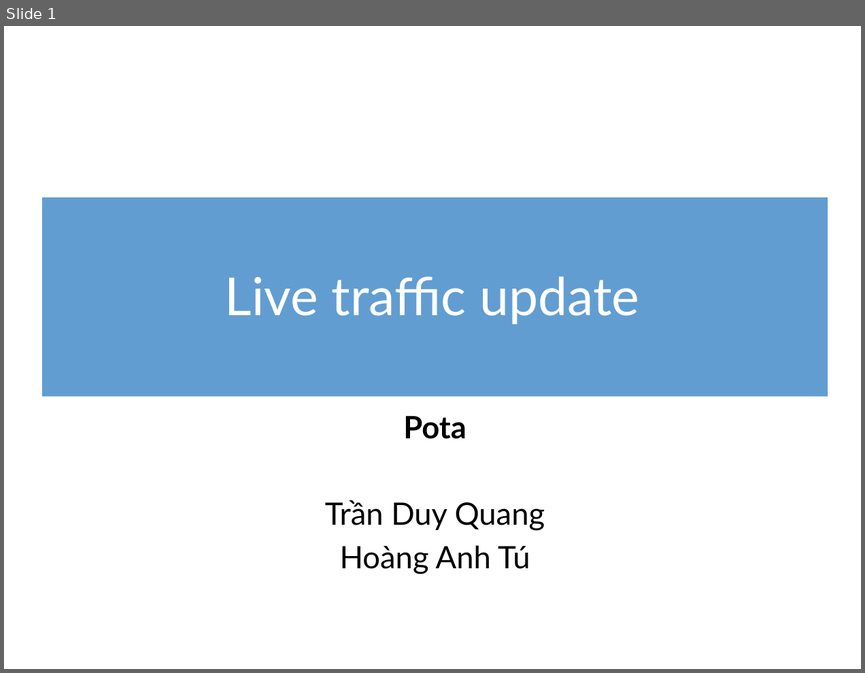
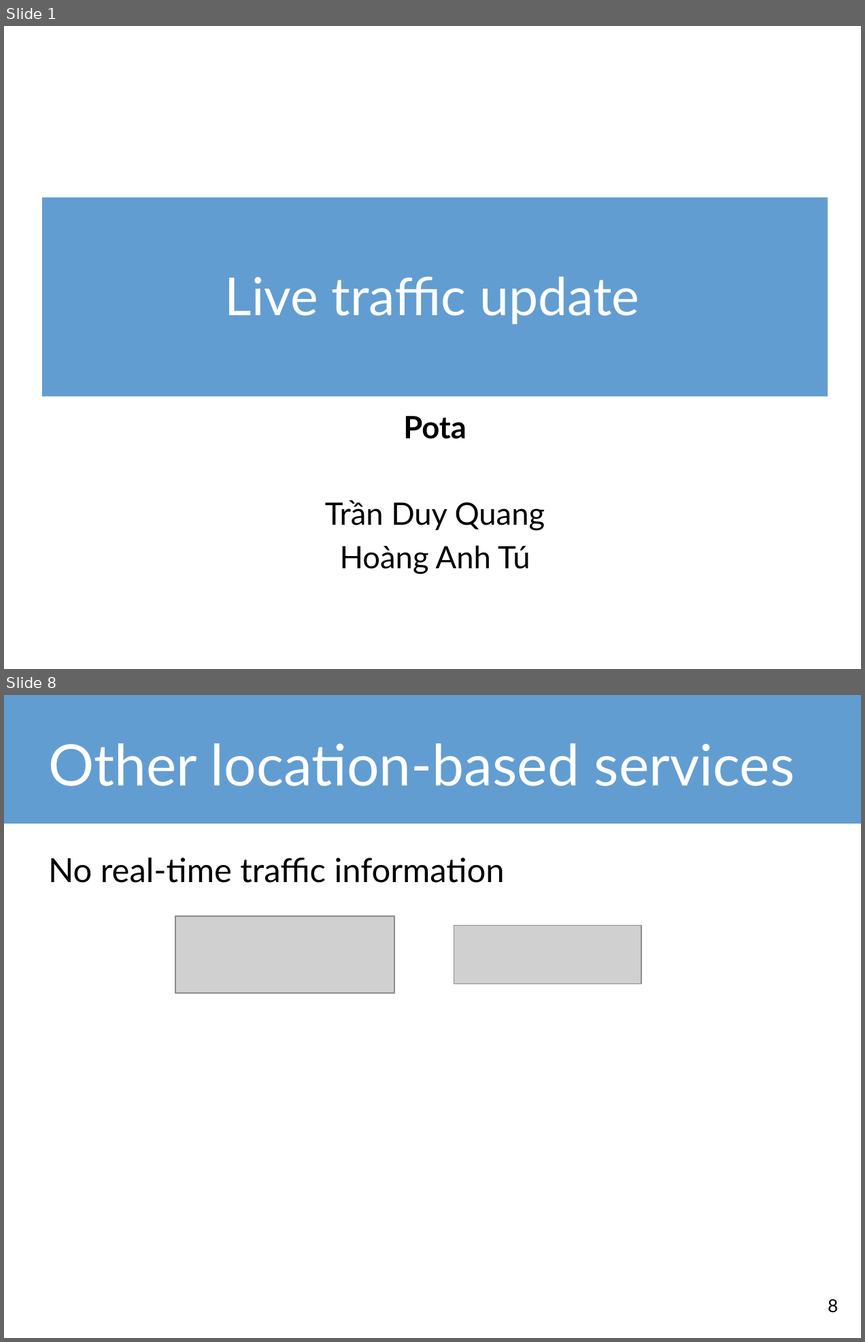
Before and after one commit to tdquang7/pota-hack-livetraffice, a slide deck: m2WorkHackathon-LiveTrafficUpdate.pptx. Shown one above the other, each under a label of ours: slide 1 before the commit, slides 1 and 8 after it; the slides between them are not shown. The pictures are 865x673 and 865x1342 pixels, drawn with LibreOffice and Linux fonts; fonts in the diff are those of the drawing; grey boxes stand for pictures. Boxes give left, top, right and bottom in pixels: in the first picture for what was removed or moved away, otherwise in the second. Text is boxed around its words. In the diff, an @@ line names an element or a change of style, - is before the commit and + after.

```diff
--- a/m2WorkHackathon-LiveTrafficUpdate.pptx
+++ b/m2WorkHackathon-LiveTrafficUpdate.pptx
@@ slide 8 added at bbox=[4, 695, 861, 1338], background #FFFFFF @@
@@ rectangle added at bbox=[4, 695, 861, 824], fill #629DD1 @@
@@ title added at bbox=[48, 743, 795, 786], 48 pt, text #FFFFFF @@
+Other location-based services
@@ text added at bbox=[48, 858, 504, 883], 28 pt, text #000000 @@
+No real-time traffic information
@@ picture added at bbox=[175, 916, 395, 993] @@
@@ picture added at bbox=[454, 925, 641, 984] @@
@@ page number added at bbox=[827, 1299, 838, 1312], 15 pt, text #000000 @@
+8
```
Also in this commit, not shown: 3 slides changed, 10 other slides added, 3 slides removed, 1 other file.
